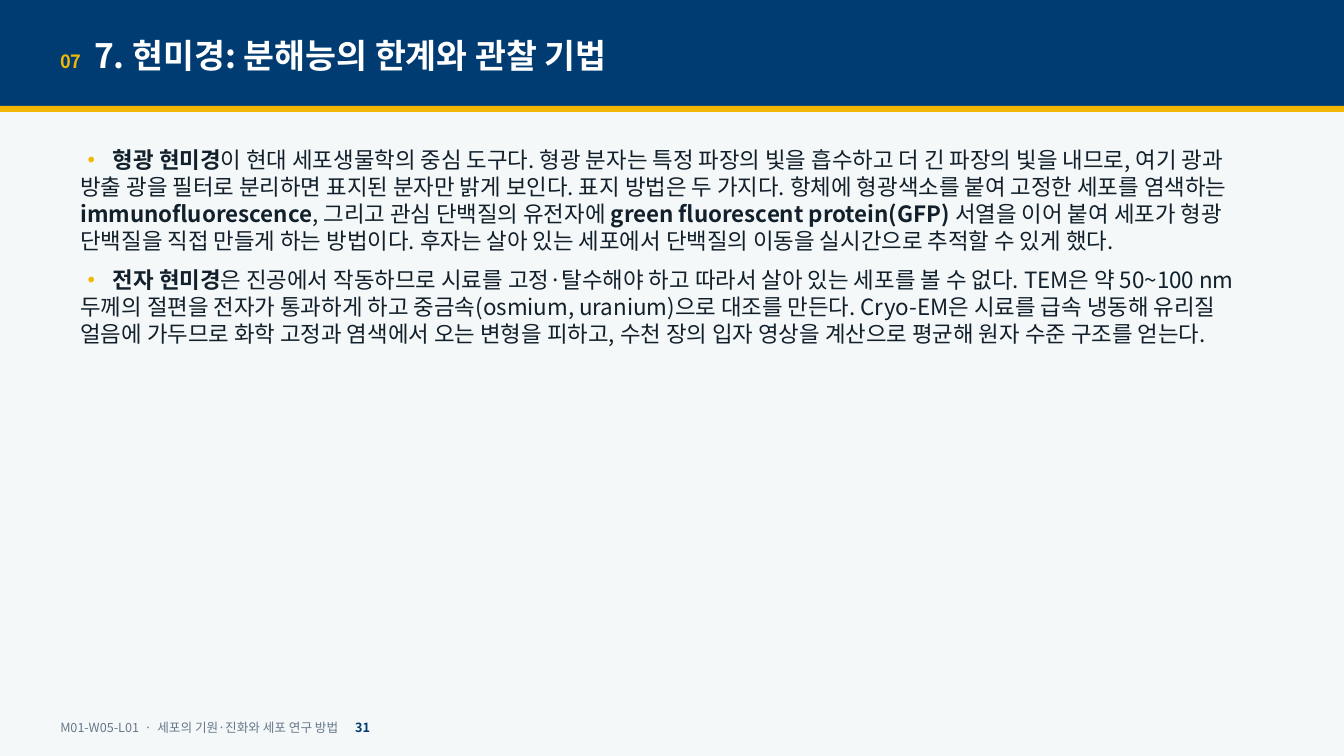
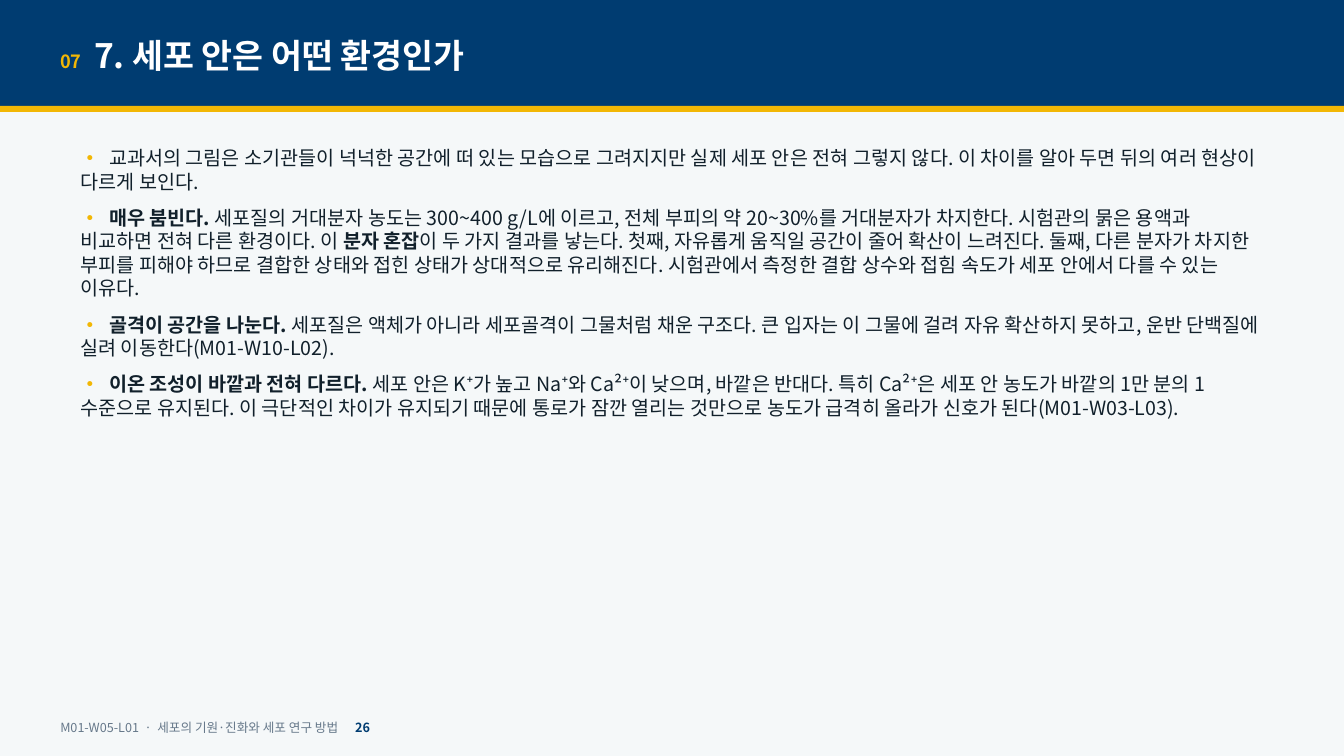
Before and after one commit to hoperiasd2/hoperiasd2.github.io, a slide deck: slide 26 of curriculum/M01/W05/L01/slides.pptx (slide 31 before the commit). Drawn at 1344x756 pixels with LibreOffice and Linux fonts; fonts in the diff are those of the drawing. Boxes give left, top, right and bottom in pixels: in the first picture for what was removed or moved away, otherwise in the second. Text is boxed around its words. In the diff, an @@ line names an element or a change of style, - is before the commit and + after.

```diff
--- a/curriculum/M01/W05/L01/slides.pptx
+++ b/curriculum/M01/W05/L01/slides.pptx
@@ text at [60,39,465,71]: text changed @@
-07 7. 현미경: 분해능의 한계와 관찰 기법
+07 7. 세포 안은 어떤 환경인가
@@ text at [80,148,1259,419]: text changed; size 16 to 14 pt @@
-• 형광 현미경이 현대 세포생물학의 중심 도구다. 형광 분자는 특정 파장의 빛을 흡수하고 더 긴 파장의 빛을 내므로, 여기 광과 방출 광을 필터로 분리하면 표지된 분자만 밝게 보인다. 표지 방법은 두 가지다. 항체에 형광색소를 붙여 고정한 세포를 염색하는 immunofluorescence, 그리고 관심 단백질의 유전자에 green fluorescent protein(GFP) 서열을 이어 붙여 세포가 형광 단백질을 직접 만들게 하는 방법이다. 후자는 살아 있는 세포에서 단백질의 이동을 실시간으로 추적할 수 있게 했다.
-• 전자 현미경은 진공에서 작동하므로 시료를 고정·탈수해야 하고 따라서 살아 있는 세포를 볼 수 없다. TEM은 약 50~100 nm 두께의 절편을 전자가 통과하게 하고 중금속(osmium, uranium)으로 대조를 만든다. Cryo-EM은 시료를 급속 냉동해 유리질 얼음에 가두므로 화학 고정과 염색에서 오는 변형을 피하고, 수천 장의 입자 영상을 계산으로 평균해 원자 수준 구조를 얻는다.
+• 교과서의 그림은 소기관들이 넉넉한 공간에 떠 있는 모습으로 그려지지만 실제 세포 안은 전혀 그렇지 않다. 이 차이를 알아 두면 뒤의 여러 현상이 다르게 보인다.
+• 매우 붐빈다. 세포질의 거대분자 농도는 300~400 g/L에 이르고, 전체 부피의 약 20~30%를 거대분자가 차지한다. 시험관의 묽은 용액과 비교하면 전혀 다른 환경이다. 이 분자 혼잡이 두 가지 결과를 낳는다. 첫째, 자유롭게 움직일 공간이 줄어 확산이 느려진다. 둘째, 다른 분자가 차지한 부피를 피해야 하므로 결합한 상태와 접힌 상태가 상대적으로 유리해진다. 시험관에서 측정한 결합 상수와 접힘 속도가 세포 안에서 다를 수 있는 이유다.
+• 골격이 공간을 나눈다. 세포질은 액체가 아니라 세포골격이 그물처럼 채운 구조다. 큰 입자는 이 그물에 걸려 자유 확산하지 못하고, 운반 단백질에 실려 이동한다(M01-W10-L02).
+• 이온 조성이 바깥과 전혀 다르다. 세포 안은 K⁺가 높고 Na⁺와 Ca²⁺이 낮으며, 바깥은 반대다. 특히 Ca²⁺은 세포 안 농도가 바깥의 1만 분의 1 수준으로 유지된다. 이 극단적인 차이가 유지되기 때문에 통로가 잠깐 열리는 것만으로 농도가 급격히 올라가 신호가 된다(M01-W03-L03).
@@ text at [60,721,370,733]: text changed @@
-M01-W05-L01 · 세포의 기원·진화와 세포 연구 방법 31
+M01-W05-L01 · 세포의 기원·진화와 세포 연구 방법 26
```
Also in this commit, not shown: 25 other slides changed, 1 slide added, 13 slides removed, 6 other files.
